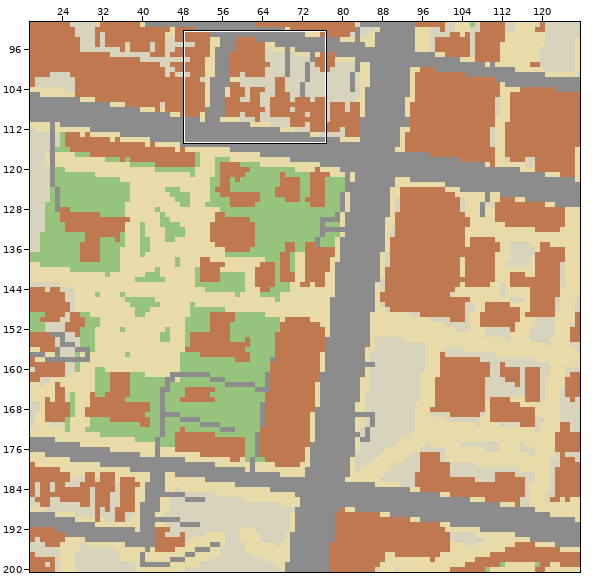
One commit to this Tiled map (JSON): tools/geo/out/upenn.tmj. Above, an overview of the earlier version with the close-up marked.
Close-up. The starting point:
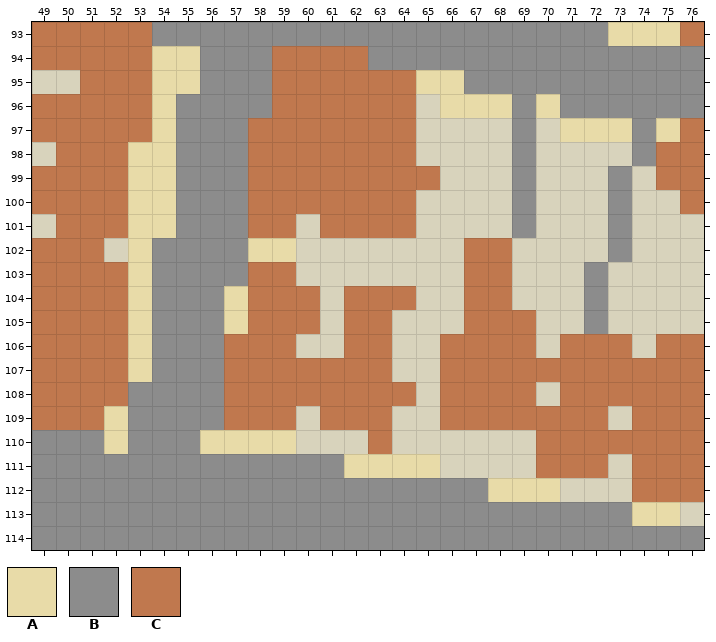
Cells are 16x16 px. Shown: x 49..76, y 93..114. The commit also changed other parts of the map, which this record leaves out. The old version is drawn lined up with the new one.
Key: from "campus": A 3, B 4, C 5.
_ is an empty cell, # one hidden under a higher layer.
Layers that did not change in this view are not listed.
Layer "paths" before, first column x 49:
 93 ########################AAA#
 94 __###AA#####################
 95 _____AA#########AA##########
 96 _____A######_____AAA#A######
 97 ____#A#####___________AAA#A#
 98 ____AA#####_________________
 99 ____AA#_###_________________
100 ____AA#_###_________________
101 ____AA#####_________________
102 ____A####AA_________________
103 ____A#####__________________
104 ____A###A#__________________
105 ____A###A#__________________
106 ___#A#####__________________
107 ___#A#####__________________
108 #__#######__________________
109 ###A#####___________________
110 ###A###AAAA_________________
111 #############AAAA___________
112 __#################AAA______
113 _########################AA_
114 #########______#############
Layer "roads" before, first column x 49:
 93 ___##BBBBBBBBBBBBBBBBBBB____
 94 _______BBB__##BBBBBBBBBBBBBB
 95 _______BBB________BBBBBBBBBB
 96 ______BBBB__________B_BBBBBB
 97 ______BBB#__________B____B__
 98 ______BBB___________B____B__
 99 ______BBB___________B___B___
100 ______BBB___________B___B___
101 ______BBB___________B___B___
102 _____BBBB_______________B___
103 _____BBBB______________B____
104 _____BBB_______________B____
105 _____BBB_______________B____
106 _____BBB____________________
107 _____BBB____________________
108 ____BBBB____________________
109 ____BBBB____________________
110 BBB_BBB_____________________
111 BBBBBBBBBBBBB_______________
112 BBBBBBBBBBBBBBBBBBB_________
113 BBBBBBBBBBBBBBBBBBBBBBBBB___
114 BBBBBBBBBBBBBBBBBBBBBBBBBBBB
Layer "buildings" before, first column x 49:
 93 CCCCC______________________C
 94 CCCCC_____CCCC______________
 95 __CCC_____CCCCCC____________
 96 CCCCC_____CCCCCC____________
 97 CCCCC____CCCCCCC___________C
 98 _CCC_____CCCCCCC__________CC
 99 CCCC_____CCCCCCCC_________CC
100 CCCC_____CCCCCCC___________C
101 _CCC_____CC_CCCC____________
102 CCC_______________CC________
103 CCCC_____CC_______CC________
104 CCCC_____CCC_CCC__CC________
105 CCCC_____CCC_CC___CCC_______
106 CCCC____CCC__CC__CCCC_CCC_CC
107 CCCC____CCCCCCC__CCCCCCCCCCC
108 CCCC____CCCCCCCC_CCCC_CCCCCC
109 CCC_____CCC_CCC__CCCCCCC_CCC
110 ______________C______CCCCCCC
111 _____________________CCC_CCC
112 _________________________CCC
113 ____________________________
114 ____________________________
Once edited:
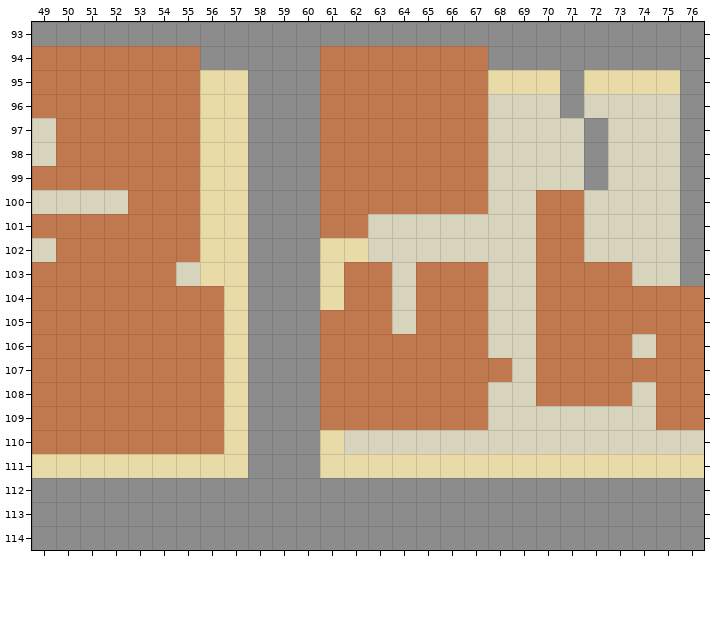
From old to new:
map size 310x251 -> 345x296 cells (old content now starts at 6,39; both pictures use the new coordinates)
Layer "paths":
y 96: x 54 A -> _; x 66..70 AAA#A -> _____; x 72..75 #### -> ____
y 97: x 54 A -> _; x 71..75 AAA#A -> _____
y 98: x 53..54 AA -> __
y 99..100: x 53..54 AA -> __; x 56 _ -> A
y 101: x 53..54 AA -> __
y 102: x 53 A -> _; x 61..62 __ -> AA
y 103: x 53 A -> _; x 55 # -> _; x 61 _ -> A
y 104: x 53 A -> _; x 61 _ -> A
y 105..107: x 53 A -> _
y 109: x 52 A -> _
y 110: x 52 A -> _; x 61 _ -> A
y 111: x 66..76 ___________ -> AAAAAAAAAAA
Layer "roads":
y 93: x 49..51 ___ -> BBB; x 73..76 ____ -> BBBB
y 94: x 59..60 __ -> BB
y 95: x 56..57 BB -> __; x 59..60 __ -> BB; x 67..70 BBBB -> ____; x 72..75 BBBB -> ____
y 96: x 55..57 BBB -> ___; x 59..60 __ -> BB; x 69 B -> _; x 72..75 BBBB -> ____
y 97: x 55..57 BBB -> ___; x 59..60 __ -> BB; x 69 B -> _; x 72 _ -> B; x 74 B -> _; x 76 _ -> B
y 98: x 55..60 BBB___ -> ___BBB; x 69 B -> _; x 72 _ -> B; x 74 B -> _; x 76 _ -> B
y 99: x 55..60 BBB___ -> ___BBB; x 69 B -> _; x 72..73 _B -> B_; x 76 _ -> B
y 100..101: x 55..60 BBB___ -> ___BBB; x 69 B -> _; x 73 B -> _; x 76 _ -> B
y 102: x 54..60 BBBB___ -> ____BBB; x 73 B -> _; x 76 _ -> B
y 103: x 54..60 BBBB___ -> ____BBB; x 72 B -> _; x 76 _ -> B
y 104..105: x 54..56 BBB -> ___; x 58..60 ___ -> BBB; x 72 B -> _
y 106..107: x 54..56 BBB -> ___; x 58..60 ___ -> BBB
y 108..109: x 53..56 BBBB -> ____; x 58..60 ___ -> BBB
y 110: x 49..51 BBB -> ___; x 53..55 BBB -> ___; x 58..60 ___ -> BBB
y 111: x 49..57 BBBBBBBBB -> _________; x 61 B -> _
y 112: x 68..76 _________ -> BBBBBBBBB
y 113: x 74..76 ___ -> BBB
Layer "buildings":
y 93: x 49..53 CCCCC -> _____; x 76 C -> _
y 94: x 54..55 __ -> CC; x 59..60 CC -> __; x 63..67 _____ -> CCCCC
y 95: x 49..50 __ -> CC; x 54..55 __ -> CC; x 59..60 CC -> __; x 65..67 ___ -> CCC
y 96: x 54..55 __ -> CC; x 59..60 CC -> __; x 65..67 ___ -> CCC
y 97: x 49 C -> _; x 54..55 __ -> CC; x 58..60 CCC -> ___; x 65..67 ___ -> CCC; x 76 C -> _
y 98: x 53..55 ___ -> CCC; x 58..60 CCC -> ___; x 65..67 ___ -> CCC; x 75..76 CC -> __
y 99: x 53..55 ___ -> CCC; x 58..60 CCC -> ___; x 66..67 __ -> CC; x 75..76 CC -> __
y 100: x 49..55 CCCC___ -> ____CCC; x 58..60 CCC -> ___; x 65..67 ___ -> CCC; x 70..71 __ -> CC; x 76 C -> _
y 101: x 49 _ -> C; x 53..55 ___ -> CCC; x 58..59 CC -> __; x 63..64 CC -> __; x 70..71 __ -> CC
y 102: x 49 C -> _; x 52..55 ____ -> CCCC; x 67..68 CC -> __; x 70..71 __ -> CC
y 103: x 53..54 __ -> CC; x 58..59 CC -> __; x 62..63 __ -> CC; x 65..66 __ -> CC; x 68 C -> _; x 70..73 ____ -> CCCC
y 104: x 53..56 ____ -> CCCC; x 58..60 CCC -> ___; x 64..66 C__ -> _CC; x 68 C -> _; x 70..76 _______ -> CCCCCCC
y 105: x 53..56 ____ -> CCCC; x 58..61 CCC_ -> ___C; x 65..66 __ -> CC; x 68..76 CC_______ -> __CCCCCCC
y 106: x 53..59 ____CCC -> CCCC___; x 61 _ -> C; x 64..65 __ -> CC; x 68..70 CC_ -> __C
y 107: x 53..60 ____CCCC -> CCCC____; x 64..65 __ -> CC; x 69 C -> _
y 108: x 53..60 ____CCCC -> CCCC____; x 65 _ -> C; x 68..70 CC_ -> __C; x 74 C -> _
y 109: x 52..59 _____CCC -> CCCCC___; x 64..65 __ -> CC; x 68..72 CCCCC -> _____; x 74 C -> _
y 110: x 49..56 ________ -> CCCCCCCC; x 63 C -> _; x 70..76 CCCCCCC -> _______
y 111: x 70..72 CCC -> ___; x 74..76 CCC -> ___
y 112: x 74..76 CCC -> ___
Boxes around the changes in both close-ups, in picture pixels (x1, y1, x2, y2):
changed: (32, 22, 704, 526)
